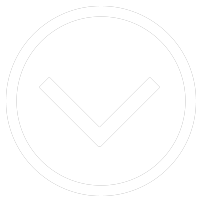
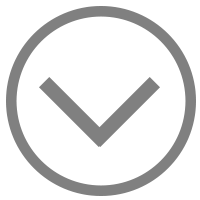
Before/after of a 200×200 layered artwork. What changed in the layer stack:
pixels changed over [6, 6, 196, 196] (layer not identified)
